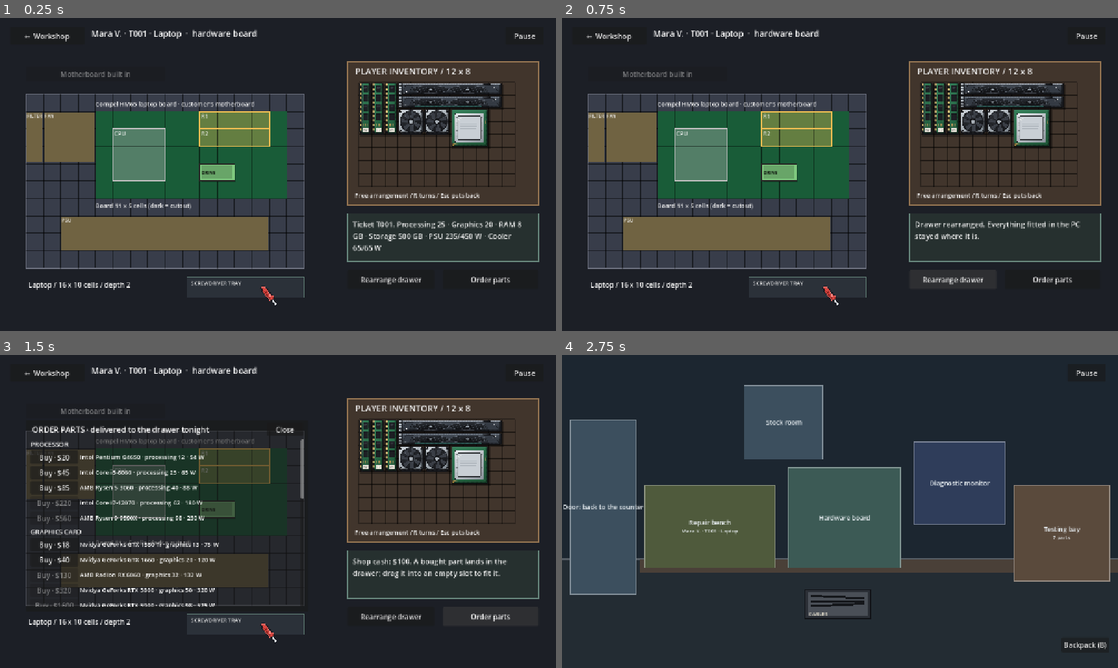
Above: before the commit, frames 1-4 (two rows, left to right).
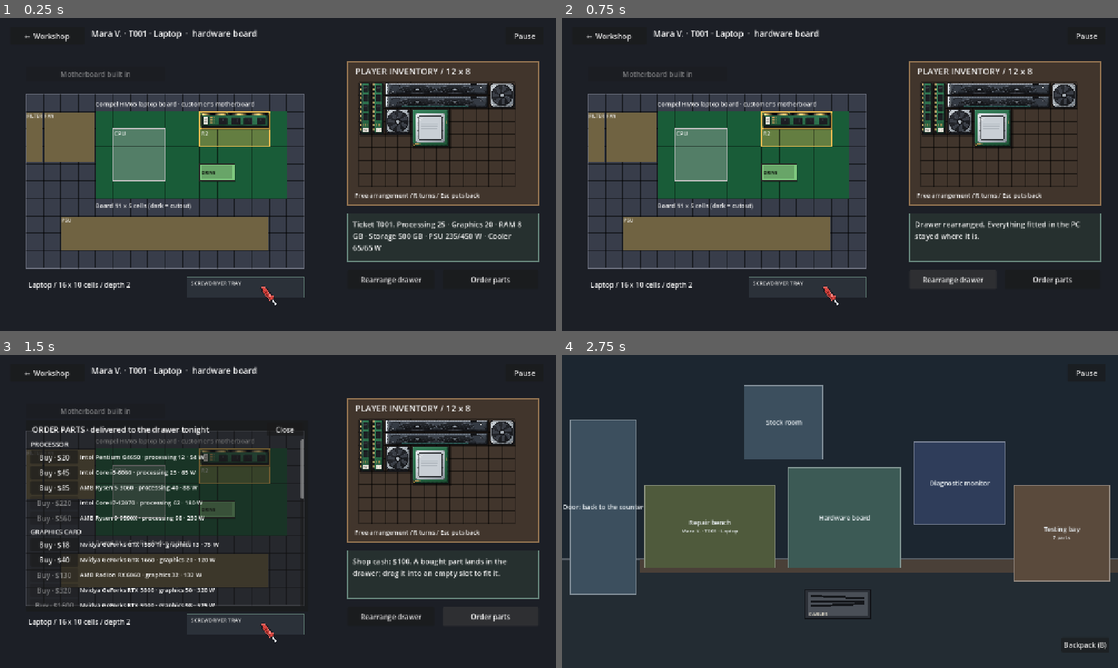
Above: after the commit, the same moments.

Repository: 123rearearcode/nighshift_real
Game: Godot game, scene res://scenes/night_hardware.tscn
Same seed, same stepped clock (60 frames per second), same inputs: the game is played once before the commit and once after it. This scene is started directly instead of the project's main scene.
Inputs:
- Up to frame 1 (0.25 s): no input
- Up to frame 2 (0.75 s): click "Rearrange drawer" at 0.5 s
- Up to frame 3 (1.5 s): click "Order parts" at 1.25 s
- Up to frame 4 (2.75 s): click "← Workshop" at 2 s

The runs differ from the first frame. In frame 1, 3.3% of the frame differs, in the area x 36-93%, y 20-42%; in frame 2, 3.3%; in frame 3, 3.1%; in frame 4, nothing differs.

Commit message:
0.59.1: fix B84 (a customer's RAM in a lying slot was restored unturned and fell into the drawer); tests know laptops (CI run 46152711597)
Signed: Claude (Opus 5.5, model id claude-opus-5-5).

Co-Authored-By: Claude Opus 5.5 <noreply@anthropic.com>
Claude-Session: https://claude.ai/code/session_01RRHyDEgCNWig31UsohEBJ7

Diff:
--- a/scripts/rules/customer_pc.gd
+++ b/scripts/rules/customer_pc.gd
@@ -9,6 +9,7 @@
 extends RefCounted
 
 const PcBuild = preload("res://scripts/rules/pc_build.gd")
+const PCLayout = preload("res://scripts/data/pc_layout.gd")   # B84: slot turns
 const Catalog = preload("res://scripts/data/hardware_catalog.gd")
 const Ids = preload("res://scripts/data/ids.gd")
 const ComponentData = preload("res://scripts/data/component_data.gd")
@@ -55,6 +56,17 @@
 # repasted, refitted; never swapped). None of these are hardware-bench pieces; they stay in the job's parts.
 const LAPTOP_RAM: Array = ["ram_1", "ram_2"]
 const LAPTOP_STORAGE: Array = ["m2_1"]
+
+
+# B84 (0.59.1): the quarter turn a part needs to sit on `slot` (the connector's first allowed turn, else 0). A
+# stick on a lying RAM slot (the desktop's slot 3, both of a laptop's) used to be restored unturned, so the
+# hardware bench refused it and put it in the drawer, and saving the bench then took it out of the PC.
+static func turn_for(job: Dictionary, slot: String) -> int:
+    for connector: Dictionary in PCLayout.profile(PcBuild.form(job))["board"]["connectors"]:
+        if str(connector["id"]) == slot:
+            var turns: Array = connector.get("allowed_rotations", [0])
+            return int(turns[0]) if not turns.is_empty() else 0
+    return 0
 
 
 static func ram_slots(job: Dictionary) -> Array:
@@ -213,7 +225,7 @@
     var laptop: bool = PcBuild.is_laptop(job)
     if str(p["cpu"]) != "" and not laptop: out[uid(job, "cpu")] = {"location": CPU_SLOT, "cell": [0, 0], "rotation": 0}
     for i in range(ram_sticks(job)):
-        out[uid(job, "ram_" + str(LETTERS[i]))] = {"location": ram_slots(job)[i], "cell": [0, 0], "rotation": 0}
+        out[uid(job, "ram_" + str(LETTERS[i]))] = {"location": ram_slots(job)[i], "cell": [0, 0], "rotation": turn_for(job, str(ram_slots(job)[i]))}   # B84
     for i in range(mini((p["storage"] as Array).size(), storage_slots(job).size())):
         out[uid(job, "storage_" + str(LETTERS[i]))] = {"location": storage_slots(job)[i], "cell": [0, 0], "rotation": 0}
     if str(p["psu"]) != "" and not laptop: out[uid(job, "psu")] = {"location": PSU_SLOT, "cell": [0, 0], "rotation": 0}
--- a/tools/test_board_and_bench_state.gd
+++ b/tools/test_board_and_bench_state.gd
@@ -98,7 +98,7 @@
     for slot in range(8):
         var r: RandomNumberGenerator = Generator.rng_for(31, 4, slot)
         var drawn: Dictionary = Generator.draw_case(gs.make_ticket_job(""), Generator.new_person(r, "p%04d" % slot), {}, gs.diagnosis_capabilities(), 4, r)
-        var layout: String = "compact" if str(drawn["job"]["layout"]) == "compact" else "tower"
+        var layout: String = PcBuild.form(drawn["job"])   # 0.59.1: generated laptops have the laptop's own board
         check(str(drawn["job"]["parts"]["board"]) in Catalog.boards_for(layout), "a generated PC has a motherboard that fits its case (%s)" % layout)
 
     # ---- GPU bracket screws on the bracket, not on the second slot ----
--- a/tools/test_data_schemas.gd
+++ b/tools/test_data_schemas.gd
@@ -175,7 +175,8 @@
     "complaint": TYPE_STRING, "uses": TYPE_STRING, "habits": TYPE_STRING, "patience": TYPE_STRING,
     "trust_start": TYPE_INT, "budget": TYPE_INT, "payout": TYPE_INT, "needs": TYPE_DICTIONARY,
     "pc": TYPE_DICTIONARY}   # 0.45.0 (D148): the PC the customer brings, as catalogue parts
-const CUSTOMER_OPTIONAL: Dictionary = {"greeting": TYPE_STRING, "patience_line": TYPE_STRING}   # 0.58.9 (D181): what they say
+const CUSTOMER_OPTIONAL: Dictionary = {"greeting": TYPE_STRING, "patience_line": TYPE_STRING,   # 0.58.9 (D181): what they say
+    "layout": TYPE_STRING, "laptop_finish": TYPE_STRING}   # 0.59.1 (D185): what they carry in (Mara's laptop)
 const GAME_REQUIRED: Dictionary = {"id": TYPE_STRING, "title": TYPE_STRING, "price": TYPE_INT,
     "gpu_demand": TYPE_INT, "cpu_demand": TYPE_INT, "ram_min": TYPE_INT, "size_gb": TYPE_INT}   # 0.51.0: install size (build requests)
 const PROFESSIONS: Array = ["regular", "gamer", "clueless"]   # first cut (D96)
--- a/tools/test_laptops.gd
+++ b/tools/test_laptops.gd
@@ -74,6 +74,9 @@
     var kept: Dictionary = CustomerPC.apply(job, CustomerPC.placements(job, {}))["parts"]
     check(kept["cpu"] == parts["cpu"] and kept["psu"] == parts["psu"] and kept["gpus"] == parts["gpus"] and kept["cooler"] == parts["cooler"], "the soldered processor, graphics, power and heatsink stay in the laptop")
     check(gs.board_blocker() == Laptop.BOARD_LOCKED and not gs.take_out_board(), "the motherboard never comes out")
+    var tower: Dictionary = {"id": "T9", "layout": "tower", "parts": PcBuild.sanitize({"ram": ["ram_8gb", "ram_8gb", "ram_8gb"]})}
+    var third: Dictionary = CustomerPC.placements(tower, {})[CustomerPC.uid(tower, "ram_c")]
+    check(third["location"] == "ram_3" and int(third["rotation"]) == 1 and int(CustomerPC.placements(job, {})[CustomerPC.uid(job, "ram_a")]["rotation"]) == 1, "B84: a stick on a lying slot (a desktop's slot 3, a laptop's slots) is restored turned to fit")
     check(not gs.set_service_part_fitted(Ids.GPU, false) and not gs.set_overclock(1, 0), "no graphics card to take out, no overclocking")
     check(Laptop.why_not(job, "sto_hdd_500") == Laptop.NO_HDD and Laptop.fits(job, "sto_nvme_1tb") and Laptop.fits(job, "ram_16gb") and Laptop.why_not(job, "gpu_gtx1660") == Laptop.SOLDERED, "a 3.5-inch drive does not fit; an NVMe drive and memory do; graphics are soldered")
     gs.job["ticket"]["request"] = "build"
@@ -89,6 +92,7 @@
     gs.set_dust(clean)
     gs.job["paste_grade"] = "PERFECT"
     gs.job["paste_done"] = true
+    gs.job["pc_powered"] = true   # the final check boots it
     var result: Dictionary = gs.run_final_check()
     check(bool(gs.job["cleaned"]) and bool(result["boots"]) and bool(result["passed"]), "cleaned and repasted, her laptop passes the final check")
     check(float(result["temp"]) < float(dirty["temp"]) - 40.0, "cleaning takes more than 40 C off a dusty laptop")
@@ -146,7 +150,7 @@
     check(not m.can_place("c", rack, 0, Vector2i(1, 1), 0) and not m.can_place("c", rack, 0, Vector2i(2, 2), 0), "three high is the most")
     check(m.blocked("tower") != "" and not m.begin("tower") and not m.begin("a") and m.begin("b"), "the top laptop comes off first")
     m.cancel()
-    check(m.place("c", rack, 0, Vector2i(8, 0), 0) and m.level("c") == 0, "on free shelf space a laptop lies flat")
+    check(m.place("c", rack, 1, Vector2i.ZERO, 0) and m.level("c") == 0, "on free shelf space a laptop lies flat")
     var saved: Dictionary = m.snapshot()
     var again := Model.new()
     again.setup({"tower": sample("tower", Vector2i(8, 6), false), "a": sample("a", Laptop.SIZE, true), "b": sample("b", Laptop.SIZE, true),
Not shown, changed: CHANGELOG.md
Not shown, changed: docs/BUGS.md
